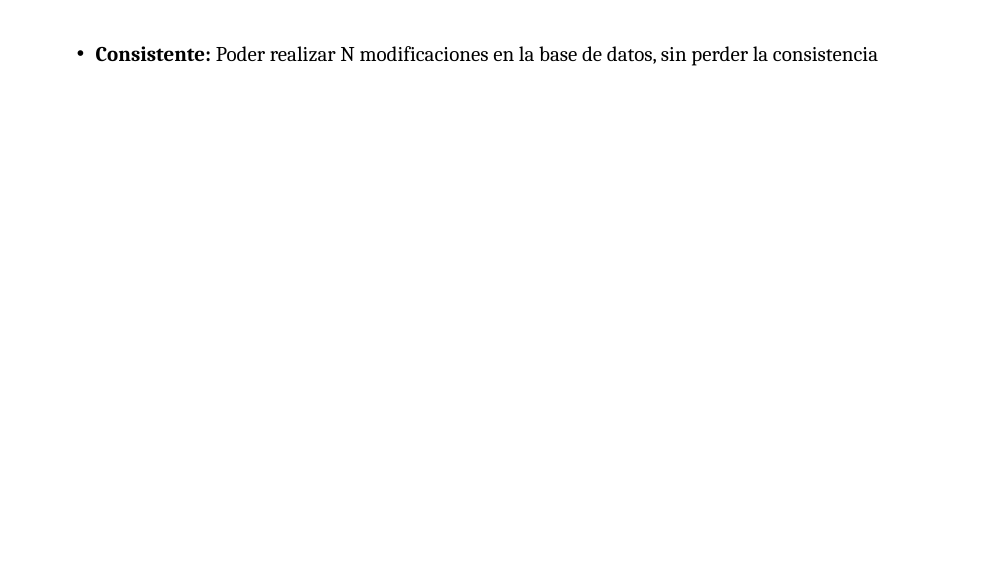
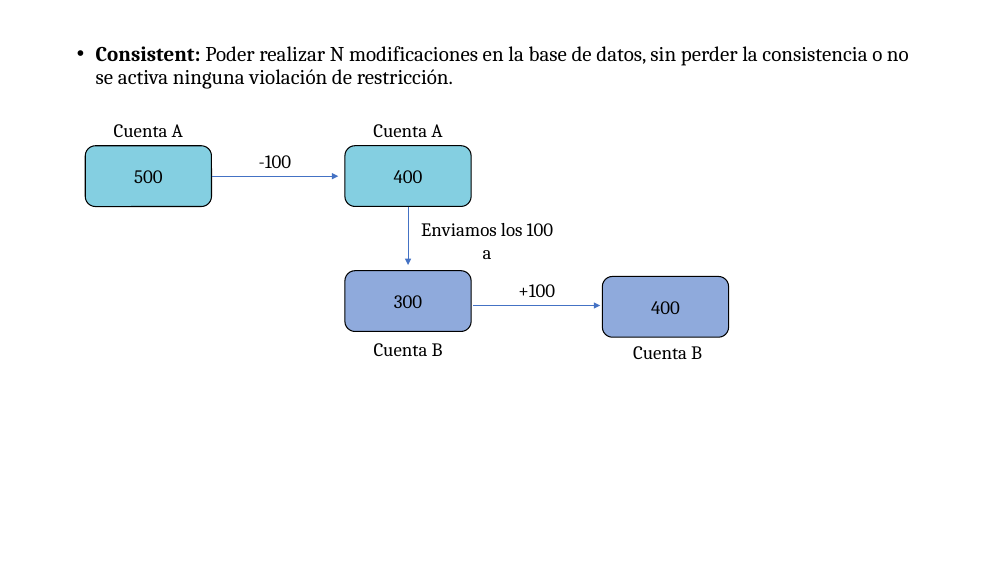
Before and after one commit to soycperez/jpa-concepts, a slide deck: slide 13 of JPA.pptx. Drawn at 1008x567 pixels with LibreOffice and Linux fonts; fonts in the diff are those of the drawing; background and template pictures are left out. Boxes give left, top, right and bottom in pixels: in the first picture for what was removed or moved away, otherwise in the second. Text is boxed around its words. In the diff, an @@ line names an element or a change of style, - is before the commit and + after.

```diff
--- a/JPA.pptx
+++ b/JPA.pptx
@@ text at [96,46,909,89]: text changed @@
-• Consistente: Poder realizar N modificaciones en la base de datos, sin perder la consistencia
+• Consistent: Poder realizar N modificaciones en la base de datos, sin perder la consistencia o no se activa ninguna violación de restricción.
@@ rounded rectangle added at [85,146,212,206], fill #84CFE1, outline #000000 1 pt, 18 pt, text #000000 @@
+500
@@ text added at [114,124,183,138], 18 pt, text #000000 @@
+Cuenta A
@@ rounded rectangle added at [345,146,471,206], fill #84CFE1, outline #000000 1 pt, 18 pt, text #000000 @@
+400
@@ text added at [373,124,442,137], 18 pt, text #000000 @@
+Cuenta A
@@ arrow added from (212, 176) to (338, 176), #4472C4 0.5 pt @@
@@ text added at [259,155,292,168], 18 pt, text #000000 @@
+-100
@@ arrow added from (408, 206) to (408, 265), #4472C4 0.5 pt @@
@@ text added at [421,223,553,259], 18 pt, text #000000 @@
+Enviamos los 100 a
@@ rounded rectangle added at [345,271,471,331], fill #8FAADC, outline #000000 1 pt, 18 pt, text #000000 @@
+300
@@ text added at [518,284,555,297], 18 pt, text #000000 @@
++100
@@ rounded rectangle added at [603,277,729,337], fill #8FAADC, outline #000000 1 pt, 18 pt, text #000000 @@
+400
@@ arrow added from (473, 306) to (600, 306), #4472C4 0.5 pt @@
@@ text added at [374,343,443,356], 18 pt, text #000000 @@
+Cuenta B
@@ text added at [633,346,702,359], 18 pt, text #000000 @@
+Cuenta B
```
Also in this commit, not shown: 2 other slides changed, 4 slides added.
